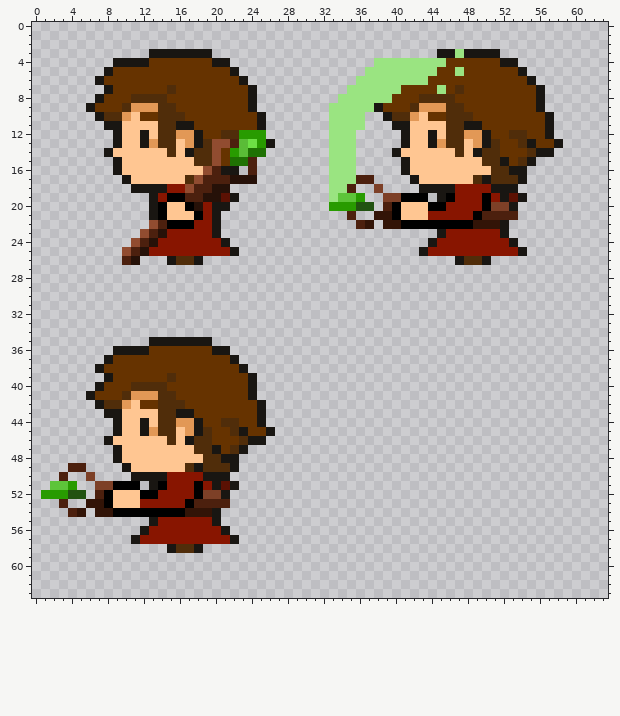
A pixel-art sprite gets an edit: Assets Videojuego/Sprites/Personajes/Protagonista/Left/Attack/Close Attack/Green/Izquierda prota attack verde.png. Above, as it was before the edit.
The file is 64x64 pixels.
The same view after the edit:
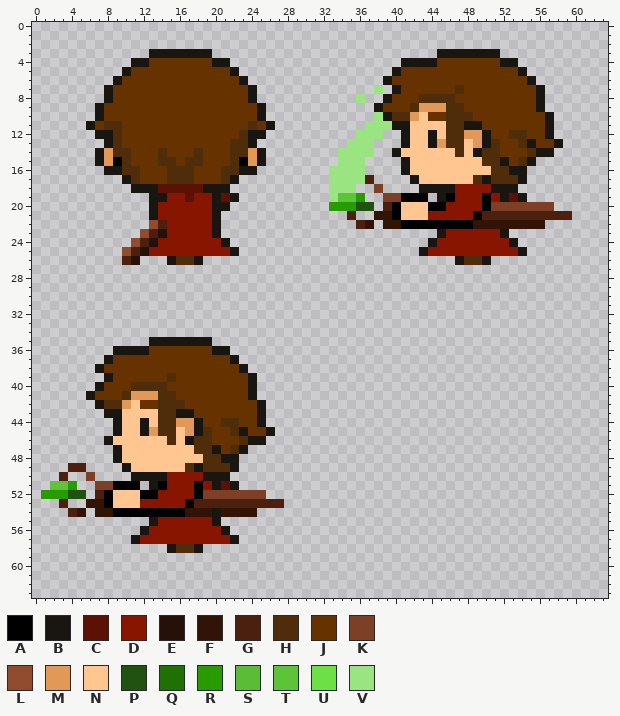
Palette (. is transparent): A #000000  B #191612  C #5b1103  D #881500  E #261108  F #321407  G #4c200e  H #502d0a  J #663300  K #7d4027  L #914c30  M #e29856  N #ffc692  P #225211  Q #1f7103  R #289b00  S #5abc37  T #5dc43a  U #6de045  V #9ae481
From old to new:
Changed rows in their new state; - is an unchanged pixel.
first column x 6:
 3 -----------------------------------------B------------
 4 ---..---------------------------...BBBBJ--------------
 5 --..B--------------------------...BJJJJ--J------------
 6 -..B--------------------------...BJJJJ----------------
 7 ---------J-------------------...-.B----J--------------
 8 -.B--JJJJ-------------------..-..B--------------------
 9 .B--JJJJJJ--------JB-------.....----------------------
10 --JJJJ--JJJ----------------....-V---------------------
11 BJHHJJJJJJJJ------HJB------....VVV--------------------
12 -BBHJJJJJJJJJ--JJHBB-------...VVV---------------------
13 --BHJJJJJJJJJJJJHHB..------..-VV----------------------
14 -BMHHJJJHJJJ-JJ-HHMB-------.--VV----------------------
15 -BMAHJJJHHJH-JJ-HAMB-------.--V-----------------------
16 --B-HHJJJHHHJJJHHBB-----------V-----------------------
17 -----HJJJHH-JJJHB..-----------V-----------------------
18 --------CCCCCBBB-------------V------------------------
19 --------BDDCDDB---------------------------------------
20 --------DDDDD----------------------------------KKKKK--
21 --------DDDDD-----------------------------------GGGGGG
22 ---------DDD----------------------------------FFFFF---
first column x 21:
52 KKKKK--
53 -GGGGGG
54 FFFF---
Changed places in both pictures, as pixel boxes (x1, y1, x2, y2):
changed: (329, 49, 464, 193)
changed: (86, 58, 275, 229)
changed: (500, 202, 572, 229)
changed: (221, 490, 284, 517)
